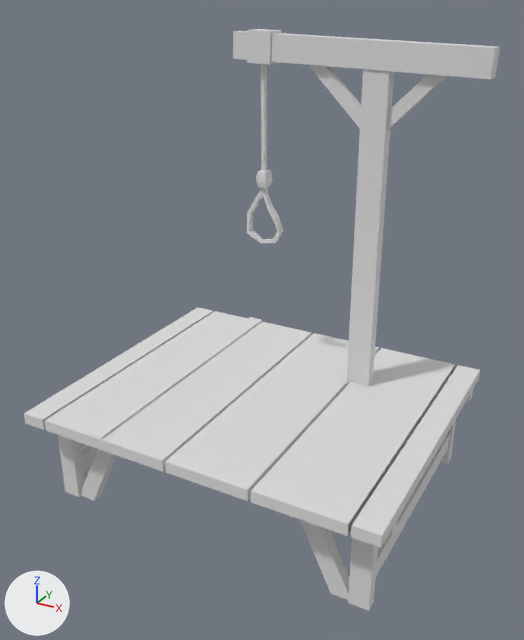
A saved change to the glTF model models/ultimate-pack/low-poly-10/m/medieval-gibbet.glb.
The view is the same before and after, from a camera (50 mm lens) standing at (3.12, -5.79, 4.43) and looking at (0.22, -0.52, 1.8). Every picture has the same lights, and +X, +Y and +Z are marked at lower left. The picture after the commit comes second. Where no turn or scale is listed for an object, it has been applied to the vertices.

Script lines for the objects in view, before the commit:
```python
mat_10_brown_dark = principled_material('10 BROWN-DARK')
mat_10_brown_dark.base_color = (0.8, 0.8, 0.8)  # white #e7e7e7
mat_10_brown_dark.metallic = 0.4
mat_10_brown_dark.roughness = 1.0
mat_11_brown_medium = principled_material('11 BROWN-MEDIUM')
mat_11_brown_medium.base_color = (0.8, 0.8, 0.8)  # white #e7e7e7
mat_11_brown_medium.metallic = 0.4
mat_11_brown_medium.roughness = 1.0
mat_14_brown_lightest = principled_material('14 BROWN-LIGHTEST')
mat_14_brown_lightest.base_color = (0.8, 0.8, 0.8)  # white #e7e7e7
mat_14_brown_lightest.metallic = 0.4
mat_14_brown_lightest.roughness = 1.0
me_gibbet = bpy.data.meshes.new('gibbet')
me_gibbet.from_pydata(...)  # 268 vertices, 440 faces; spans x -1.56..1.88, y -1.82..1.05, z 0.02..4.21
# faces by material slot: [224, 136, 80]
me_gibbet.materials.append(mat_10_brown_dark)  # white #e7e7e7
me_gibbet.materials.append(mat_14_brown_lightest)  # white #e7e7e7
me_gibbet.materials.append(mat_11_brown_medium)  # white #e7e7e7
ob_gibbet = bpy.data.objects.new('gibbet', me_gibbet)
ob_gibbet.location = (0.02, 0.0, 0.0)
```
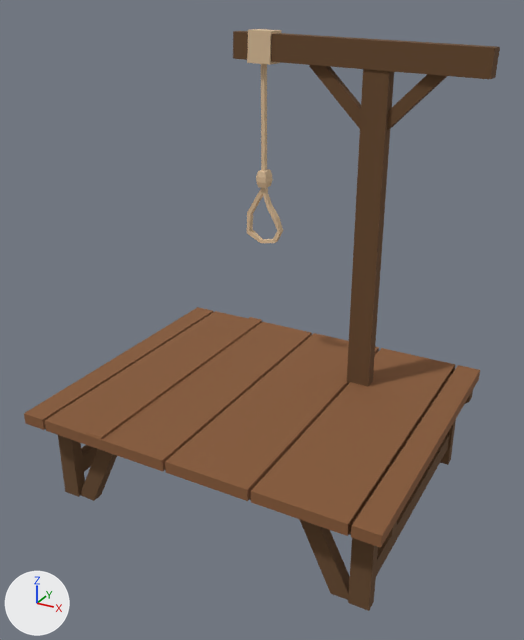
Pixel boxes [x1, y1, x2, y2] of what changed, in the pictures (524 x 640 px):
'gibbet', recoloured (white to brown): [24, 29, 500, 611] in both

The edits, one by one:
Material '10 BROWN-DARK' (mat_10_brown_dark) changes colour from white #e7e7e7 to brown #67492d; in linear values from (0.8, 0.8, 0.8) to (0.136, 0.0666, 0.0262).
Material '14 BROWN-LIGHTEST' (mat_14_brown_lightest) changes colour from white #e7e7e7 to beige #dcbf9a; in linear values from (0.8, 0.8, 0.8) to (0.716, 0.521, 0.323).
Material '11 BROWN-MEDIUM' (mat_11_brown_medium) changes colour from white #e7e7e7 to brown #885b39; in linear values from (0.8, 0.8, 0.8) to (0.246, 0.105, 0.0409).
